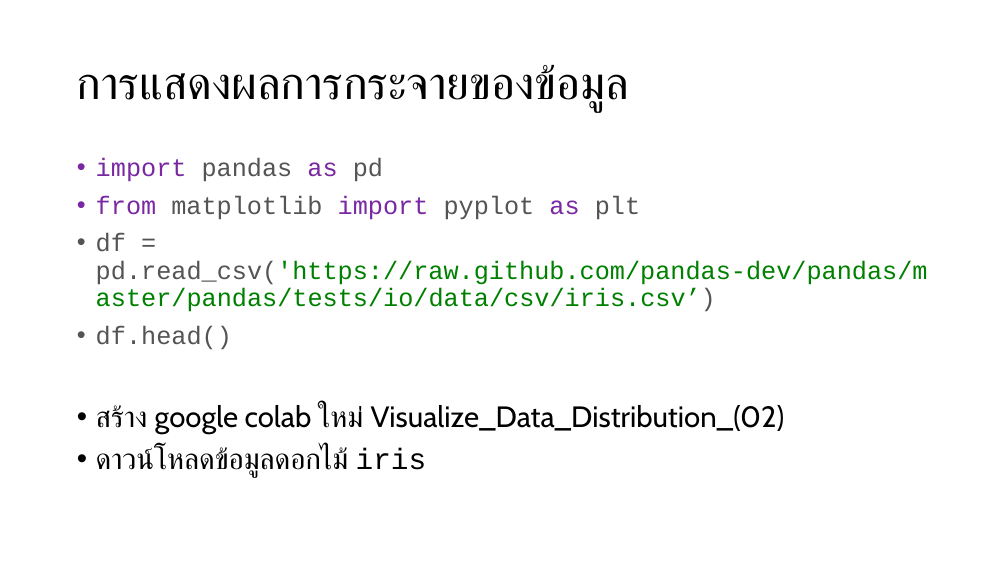
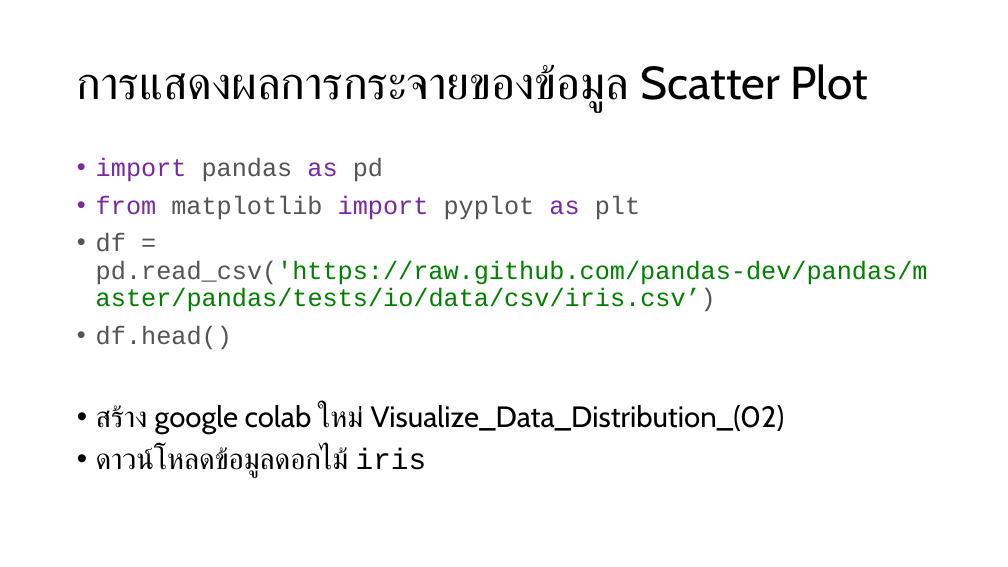
Before and after one commit to tohnperfect/Course-DS-Programming-and-Data-Viz, a slide deck: slide 3 of PPT/Class period 12.pptx. Drawn at 1008x567 pixels with LibreOffice and Linux fonts; fonts in the diff are those of the drawing. Boxes give left, top, right and bottom in pixels: in the first picture for what was removed or moved away, otherwise in the second. Text is boxed around its words. In the diff, an @@ line names an element or a change of style, - is before the commit and + after.

```diff
--- a/PPT/Class period 12.pptx
+++ b/PPT/Class period 12.pptx
@@ title at [77,64,868,113]: text changed @@
-การแสดงผลการกระจายของข้อมูล
+การแสดงผลการกระจายของข้อมูล Scatter Plot
```
Also in this commit, not shown: 1 slide added, 4 other files.
